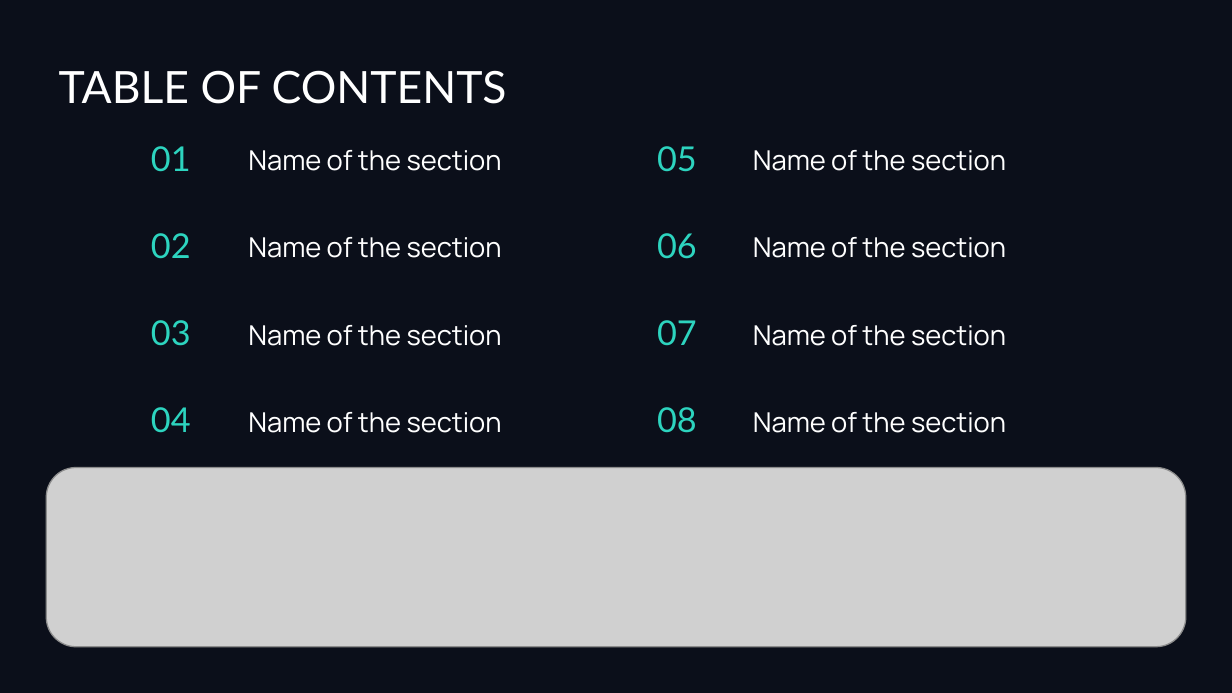
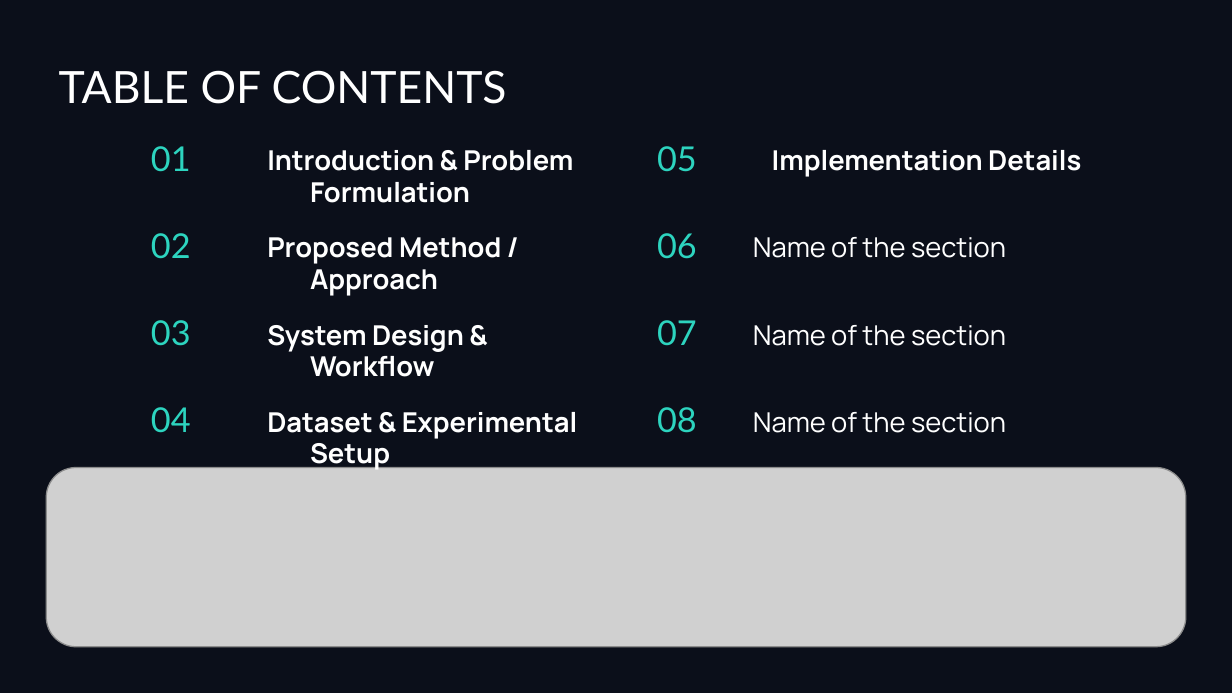
Before and after one commit to Anfal2004/XAI_M2, a slide deck: slide 2 of ST4CS_PPT.pptx. Drawn at 1232x693 pixels with LibreOffice and Linux fonts; fonts in the diff are those of the drawing; grey boxes stand for pictures; background and template pictures are left out. Boxes give left, top, right and bottom in pixels: in the first picture for what was removed or moved away, otherwise in the second. Text is boxed around its words. In the diff, an @@ line names an element or a change of style, - is before the commit and + after.

```diff
--- a/ST4CS_PPT.pptx
+++ b/ST4CS_PPT.pptx
@@ subtitle at (267,150,573,203): text changed; bold on @@
-Name of the section
+Introduction & Problem Formulation
@@ subtitle at (772,150,1081,177): text changed; bold on @@
-Name of the section
+Implementation Details
@@ subtitle at (267,237,501,296): text changed; bold on @@
-Name of the section
+Proposed Method / Approach
@@ subtitle at (267,325,464,377): text changed; bold on @@
-Name of the section
+System Design & Workflow
@@ subtitle at (267,412,577,470): text changed; bold on @@
-Name of the section
+Dataset & Experimental Setup
```
